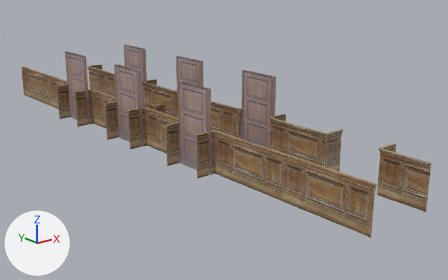
What one commit did to the FBX model Assets/Environment/Unique/Scene_A/SM_Scene_A_Woodwork00.fbx.
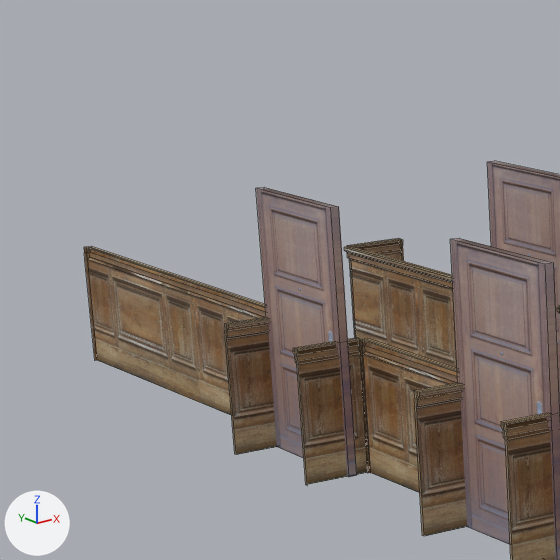
Each version is shown whole from a 50 mm lens placed at (-28.58, -68.91, -10.32), pointed at (-12.94, -49.36, -18.14), then close up on the part from 0% to 32% of the width and 1% to 52% of the height. Every picture has the same lights, and +X, +Y and +Z are marked at lower left. The close-ups show mesh edges as thin lines. Where no turn or scale is listed for an object, it has been applied to the vertices.

The scene before the commit, as lines of its bpy script (objects in view):
```python
me_cube_203 = bpy.data.meshes.new('Cube.203')
me_cube_203.from_pydata(...)  # 626 vertices, 486 faces; spans x -16.9..-11.9, y -59.1..-36.0, z -18.2..-15.0
# faces by material slot: [450, 36]
me_cube_203.materials.append(mat_material_094)  # picture img_texturescom_panelswooden0043_1_m_jpg
me_cube_203.materials.append(mat_material_095)  # picture img_texturescom_doorswoodpanelled0171_s_jpg
ob_sm_scene_a_woodwork00 = bpy.data.objects.new('SM_Scene_A_Woodwork00', me_cube_203)
ob_sm_scene_a_woodwork00.location = (0.0, 0.0, 0.0)
```
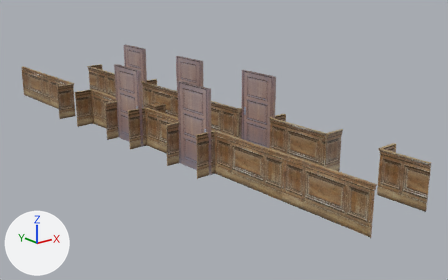
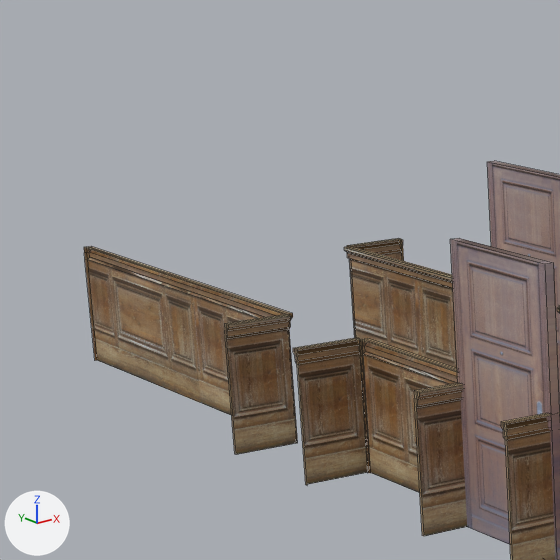
What differs and where, as boxes [x1, y1, x2, y2] in the close-ups (560 x 560 px):
part 1 of me_cube_203, deleted: before [256, 187, 357, 477]

Edits to the bpy script that builds the scene:
```text
Change me_cube_203:
    where me_cube_203.from_pydata(...)  # 626 vertices, 486 faces; spans x -16.9..-11.9, y -59.1..-36.0, z -18.2..-15.0
    used by ob_sm_scene_a_woodwork00; location = (0.0, 0.0, 0.0)
    me_cube_203 part 1: the loose piece of 8 vertices spanning x -16.4..-16.2, y -43.6..-41.8, z -18.2..-15.0 is deleted
```
